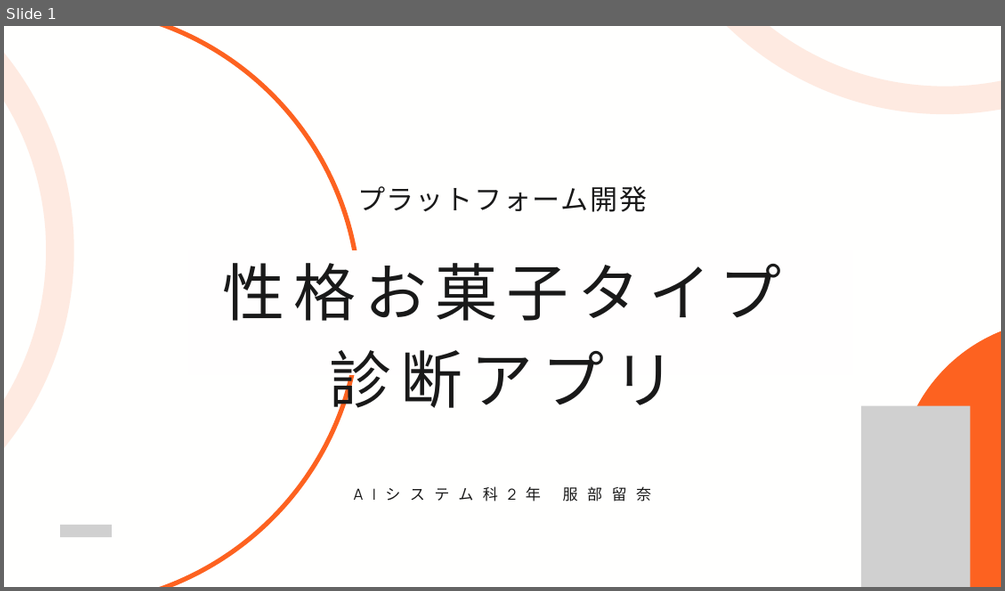
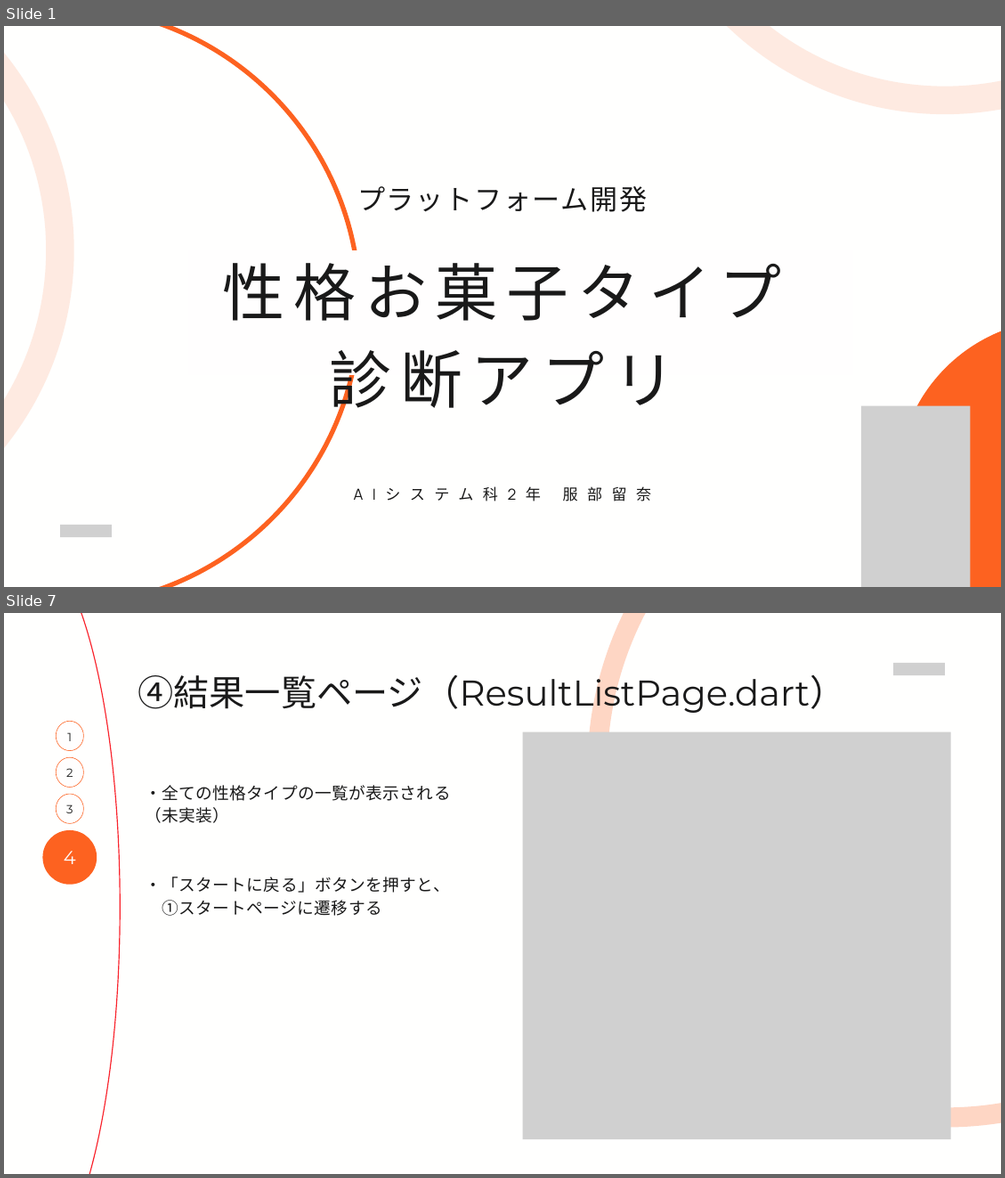
Before and after one commit to runam00/flutterMock, a slide deck: プレゼン資料.pptx. Shown one above the other, each under a label of ours: slide 1 before the commit, slides 1 and 7 after it; the slides between them are not shown. The pictures are 1005x591 and 1005x1178 pixels, drawn with LibreOffice and Linux fonts; fonts in the diff are those of the drawing; grey boxes stand for pictures. Boxes give left, top, right and bottom in pixels: in the first picture for what was removed or moved away, otherwise in the second. Text is boxed around its words. In the diff, an @@ line names an element or a change of style, - is before the commit and + after.

Commit message:
プレゼン資料にページを追加

```diff
--- a/プレゼン資料.pptx
+++ b/プレゼン資料.pptx
@@ slide 7 added at [4, 613, 1001, 1174], background #FFFFFE @@
@@ freeform shape added at [4, 613, 120, 1174], outline #F9232C 1.5 pt @@
@@ freeform shape added at [597, 613, 1001, 1118], outline #FD6220 28.5 pt @@
@@ picture added at [893, 663, 945, 676] @@
@@ text added at [138, 669, 845, 715], 51.7 pt, text #191919 @@
+④結果一覧ページ（ResultListPage.dart）
@@ freeform shape added at [56, 722, 84, 751], fill #FFFEFE, outline #FD6220 0.75 pt @@
@@ text added at [67, 732, 72, 741], 17 pt, text #191919 @@
+1
@@ picture added at [522, 732, 950, 1139] @@
@@ freeform shape added at [56, 757, 84, 787], fill #FFFEFE, outline #FD6220 0.75 pt @@
@@ text added at [66, 768, 73, 777], 17 pt, text #191919 @@
+2
@@ freeform shape added at [56, 794, 84, 823], fill #FFFEFE, outline #FD6220 0.75 pt @@
@@ text added at [145, 785, 451, 823], 24 pt, text #191919 @@
+・全ての性格タイプの一覧が表示される
+（未実装）
@@ text added at [66, 804, 73, 813], 17 pt, text #191919 @@
+3
@@ freeform shape added at [43, 830, 97, 884], fill #FD6220 @@
@@ text added at [64, 851, 76, 864], 27 pt, text #FFFEFE @@
+4
@@ text added at [145, 876, 450, 916], 24 pt, text #191919 @@
+・「スタートに戻る」ボタンを押すと、
+①スタートページに遷移する
```
Also in this commit, not shown: 3 slides changed, 2 other slides added.
